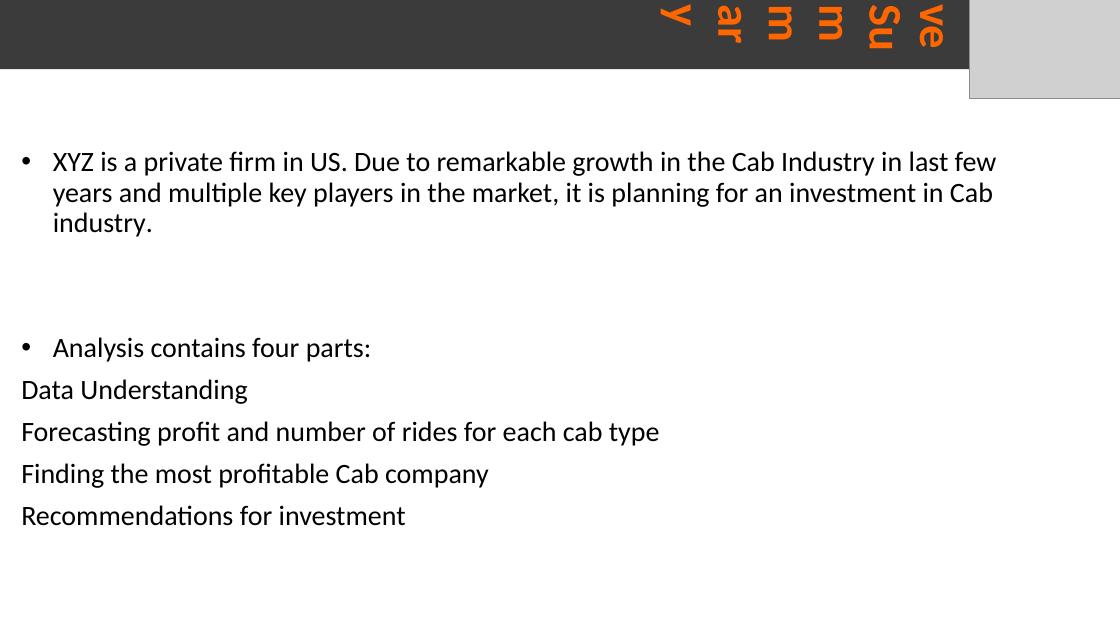
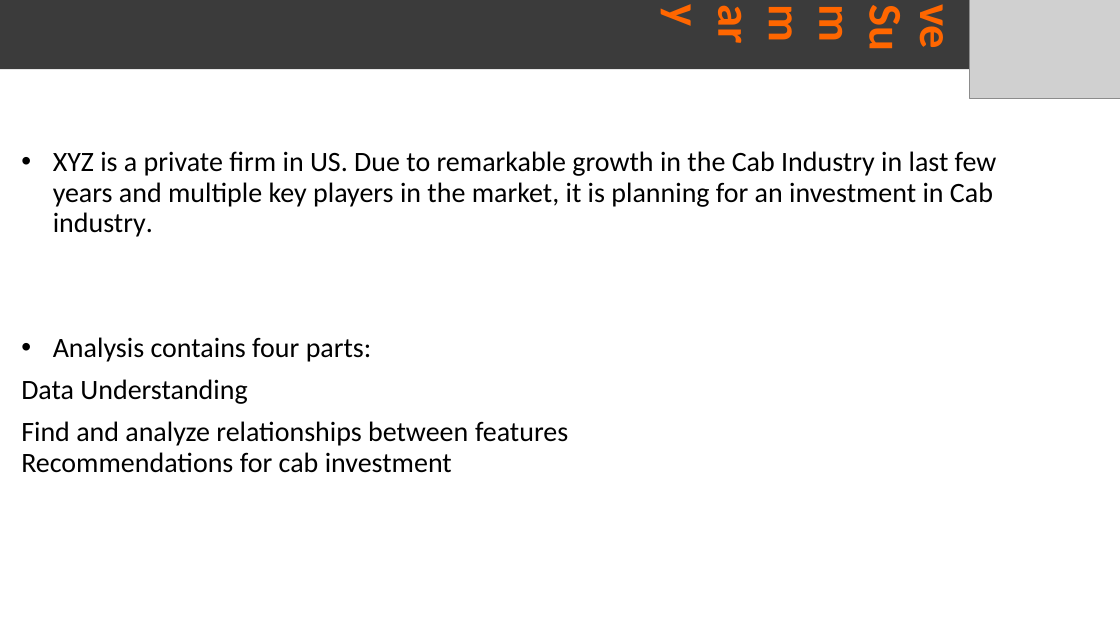
Before and after one commit to busekcoban/DataSets, a slide deck: slide 2 of G2M_CaseStudy.pptx. Drawn at 1120x630 pixels with LibreOffice and Linux fonts; fonts in the diff are those of the drawing; grey boxes stand for pictures. Boxes give left, top, right and bottom in pixels: in the first picture for what was removed or moved away, otherwise in the second. Text is boxed around its words. In the diff, an @@ line names an element or a change of style, - is before the commit and + after.

```diff
--- a/G2M_CaseStudy.pptx
+++ b/G2M_CaseStudy.pptx
@@ subtitle at <box>21,421,568,473</box>: text changed @@
-Forecasting profit and number of rides for each cab type
-Finding the most profitable Cab company
-Recommendations for investment
+Find and analyze relationships between features
+Recommendations for cab investment
```
Also in this commit, not shown: 3 other slides changed.
